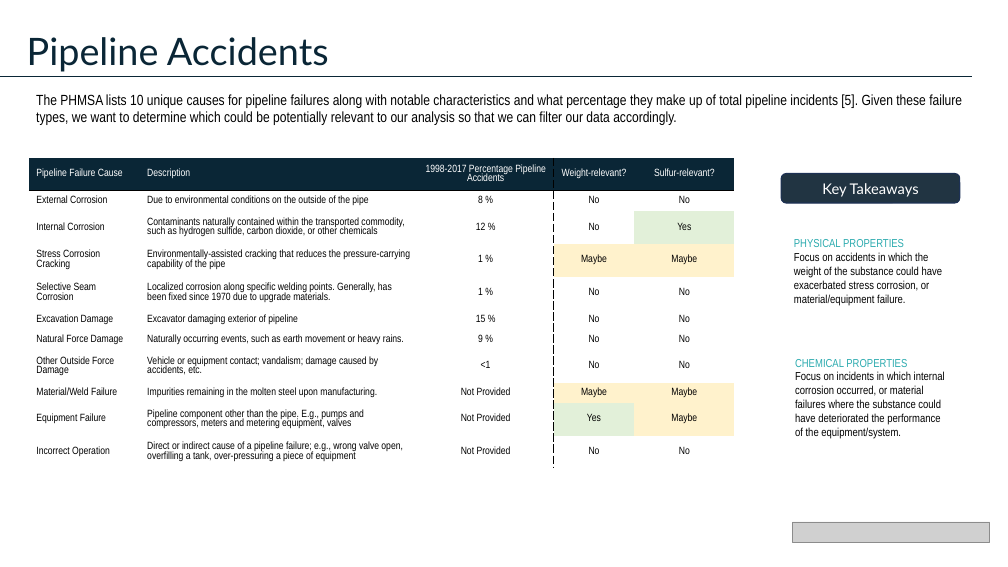
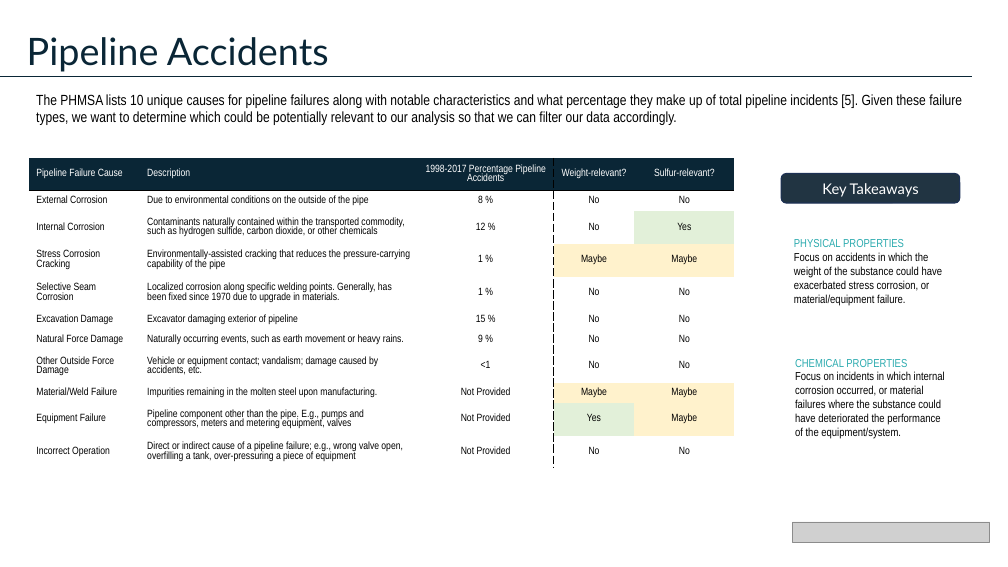
Before and after one commit to cameronmackinnon/crude_oil_accidents, a slide deck: slide 6 of presentations/Pipeline Accidents Presentation v0.pptx. Drawn at 1008x567 pixels with LibreOffice and Linux fonts; fonts in the diff are those of the drawing; grey boxes stand for pictures. Boxes give left, top, right and bottom in pixels: in the first picture for what was removed or moved away, otherwise in the second. Text is boxed around its words. In the diff, an @@ line names an element or a change of style, - is before the commit and + after.

```diff
--- a/presentations/Pipeline Accidents Presentation v0.pptx
+++ b/presentations/Pipeline Accidents Presentation v0.pptx
@@ table at (29, 158, 735, 493) @@
-row 5, column 2: Localized corrosion along specific welding points. Generally, has been fixed since 1970 due to upgrade materials.
+row 5, column 2: Localized corrosion along specific welding points. Generally, has been fixed since 1970 due to upgrade in materials.
```
Also in this commit, not shown: 7 other slides changed, 5 slides added, 3 slides removed, 7 other files.
